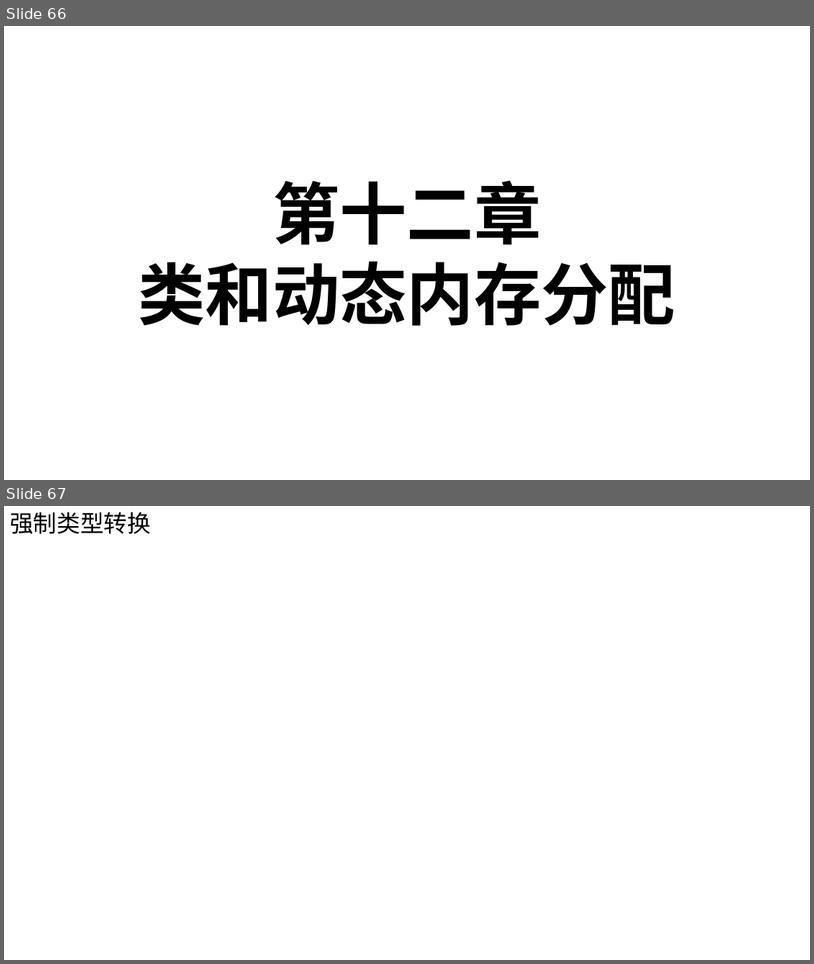
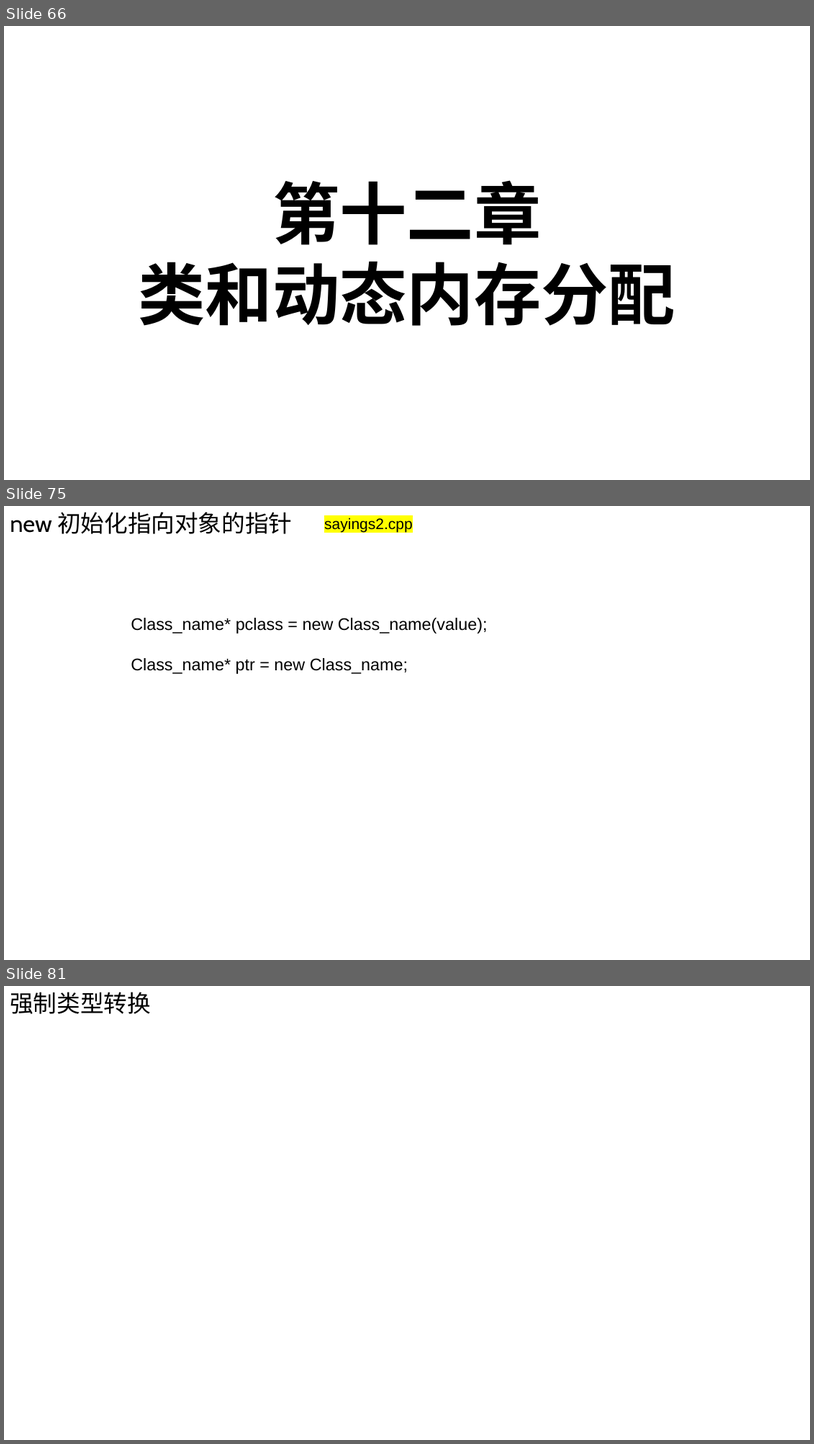
Before and after one commit to Chao200/CPP_Primer_Plus, a slide deck: C++ Primer Plus.pptx. Shown one above the other, each under a label of ours: slides 66 and 67 before the commit, slides 66, 75 and 81 after it; the slides between them are not shown. The pictures are 814x964 and 814x1444 pixels, drawn with LibreOffice and Linux fonts; fonts in the diff are those of the drawing. Boxes give left, top, right and bottom in pixels: in the first picture for what was removed or moved away, otherwise in the second. Text is boxed around its words. In the diff, an @@ line names an element or a change of style, - is before the commit and + after.

```diff
--- a/C++ Primer Plus.pptx
+++ b/C++ Primer Plus.pptx
@@ slide 75 added at box(4, 506, 810, 960), background #FFFFFF @@
@@ text added at box(10, 512, 292, 534), 28 pt, text #000000 @@
+new 初始化指向对象的指针
@@ text added at box(324, 518, 413, 532), 18 pt, text #000000 @@
+sayings2.cpp
@@ text added at box(131, 618, 488, 674), 20 pt, text #000000 @@
+Class_name* pclass = new Class_name(value);
+Class_name* ptr = new Class_name;
@@ what was slide 67 is now slide 81 @@
```
Also in this commit, not shown: 42 other slides added, 24 slides removed.
